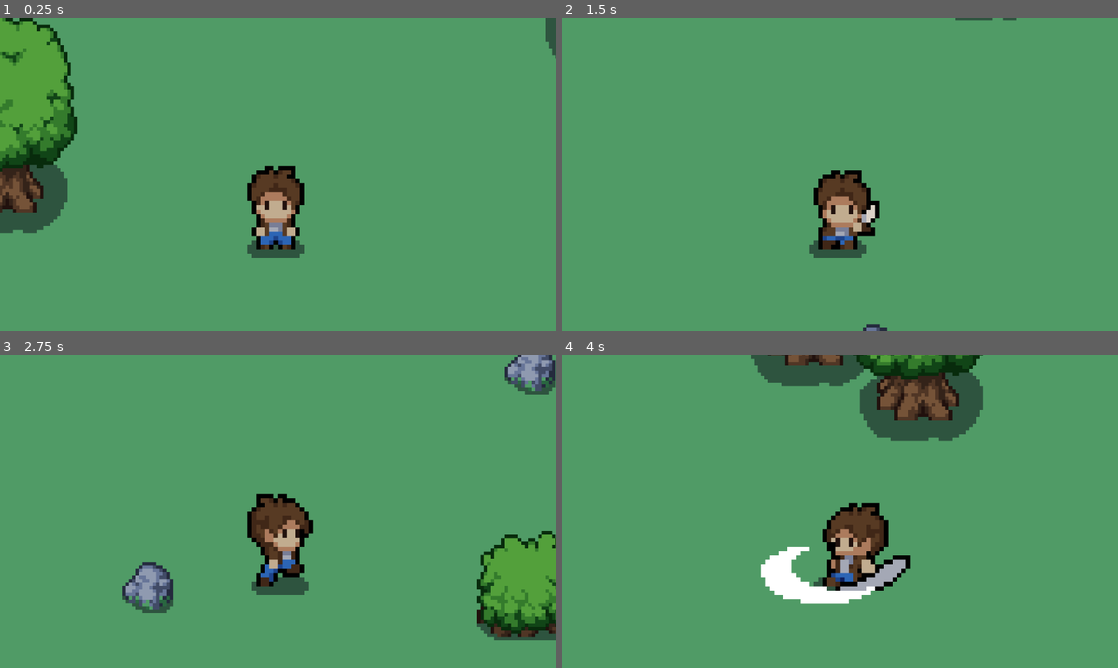
Above: before the commit, frames 1-4 (two rows, left to right).
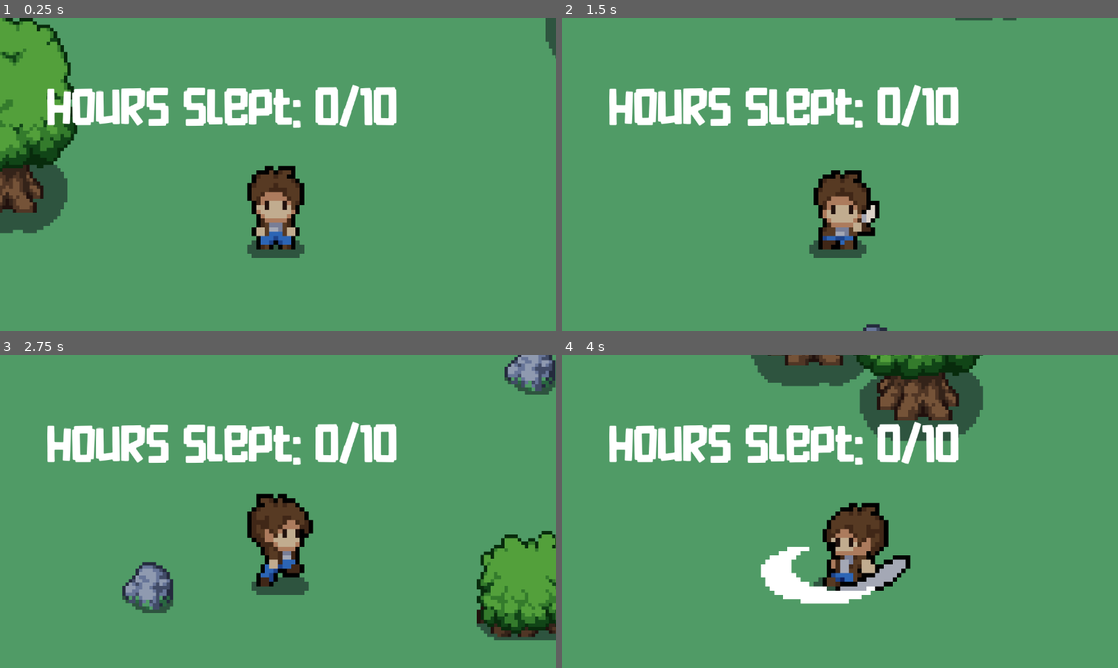
Above: after the commit, the same moments.

Repository: lucas-tremaroli/nordic-gamejam
Game: Godot game, scene res://scenes/world.tscn
The game is run twice, just before and just after one commit, with the same random seed, the same clock (stepped at 60 frames per second) and the same inputs. This scene is started directly instead of the project's main scene.
Inputs:
- Up to frame 1 (0.25 s): no input
- Up to frame 2 (1.5 s): tap Enter at 0.5 s; hold Right (ui_right) 0.53-1.28 s; tap E (Attack) at 0.6, 1.35 s; hold Down (ui_down) from 1.28 s (still down)
- Up to frame 3 (2.75 s): release Down (ui_down) at 2.03 s; hold Right (ui_right) from 2.03 s (still down); tap E (Attack) at 2.1 s
- Up to frame 4 (4 s): release Right (ui_right) at 2.78 s; hold Up (ui_up) 2.78-3.53 s; tap E (Attack) at 2.85, 3.6 s; hold Left (ui_left) from 3.53 s (still down)

The runs differ from the first frame. In frame 1, 4.6% of the frame differs, in the area x 8-72%, y 21-36%; in frame 2, 4.6%; in frame 3, 4.6%; in frame 4, 4.6%.

Commit message:
Add hours slept label and timer

Diff:
--- a/scenes/world.tscn
+++ b/scenes/world.tscn
@@ -7,6 +7,7 @@
 [ext_resource type="Texture2D" uid="uid://byb5adxwsy6hu" path="res://art/tilesets/plains.png" id="4_u8fkr"]
 [ext_resource type="Texture2D" uid="uid://b6wwvyu31u0jb" path="res://art/objects/objects.png" id="5_qxsch"]
 [ext_resource type="AudioStream" uid="uid://4dicvo1opt26" path="res://audio/pixelated_night.mp3" id="7_i7141"]
+[ext_resource type="FontFile" uid="uid://dggs4tknroyo3" path="res://assets/PIXEL CRAFT.ttf" id="8_4mrxx"]
 
 [sub_resource type="TileSetAtlasSource" id="TileSetAtlasSource_y0jo2"]
 texture = ExtResource("3_hpcfq")
@@ -192,3 +193,16 @@
 theme_override_styles/fill = SubResource("StyleBoxFlat_w7kh3")
 value = 100.0
 show_percentage = false
+
+[node name="HoursSlept" type="Label" parent="CanvasLayer"]
+offset_left = 97.0
+offset_top = 104.0
+offset_right = 815.0
+offset_bottom = 269.0
+theme_override_fonts/font = ExtResource("8_4mrxx")
+theme_override_font_sizes/font_size = 80
+text = "Hours slept: 0/10"
+
+[node name="ScoreTimer" type="Timer" parent="."]
+
+[connection signal="timeout" from="ScoreTimer" to="." method="_on_score_timer_timeout"]
--- a/scripts/day_scene.gd
+++ b/scripts/day_scene.gd
@@ -9,7 +9,7 @@
 
 func _enter_tree() -> void:
 	print("DayScene._enter_tree")
-	Thread.new().start(query_model_sleep_score.bind(10))
+	Thread.new().start(query_model_sleep_score.bind(Global.score))
 
 func _process(delta: float) -> void:
 	if Input.is_action_just_pressed("ui_text_submit"):
@@ -36,6 +36,7 @@
 func query_model_sleep_score(score):
 	print("DayScene.query_model_sleep_score")
 	var response = []
+	print("Score sent to the llm", score)
 	OS.execute("python_scripts/venv/bin/python", ["python_scripts/model_query.py", '1', score], response)
 	var body = response[0]
 
--- a/scripts/global.gd
+++ b/scripts/global.gd
@@ -1,10 +1,11 @@
 extends Node
 
+var seconds_survived = 0
 var score = 0
 
 var player_current_attack = false
 
 var player_movement_speed_stat_multiplier = 5
-var player_hitpoints_stat_multiplier = 1
-var player_endurance_stat_multiplier = 1
-var player_attack_strength_stat_multiplier = 1
+var player_hitpoints_stat_multiplier = 3
+var player_endurance_stat_multiplier = 2
+var player_attack_strength_stat_multiplier = 2
--- a/scripts/world.gd
+++ b/scripts/world.gd
@@ -2,6 +2,7 @@
 
 @onready var player = $Player
 @onready var health_bar
+@onready var hours_slept_label
 
 @export var enemy_scene : PackedScene
 var enemy_timer = 0
@@ -13,12 +14,17 @@
 	player.connect("player_died", Callable(self, "_on_player_died"))
 	player.connect("player_health_changed", Callable(self, "_on_player_health_update"))
 	health_bar = get_node("CanvasLayer/HealthBar")
+	hours_slept_label = get_node("CanvasLayer/HoursSlept")
+
+	Global.seconds_survived = 0
+	Global.score = 0
+	$ScoreTimer.start()
 
 
 func _on_player_died():
 	print("Player has died")
 
-	Global.score = 3.5
+	$ScoreTimer.stop()
 	var score_screen = preload("res://scenes/SleepScoreScreen.tscn").instantiate()
 
 	add_child(score_screen)
@@ -56,3 +62,9 @@
 func _on_player_health_update():
 	print("HEALTHBAR VALUE: ", player.hitpoints)
 	health_bar.value = player.hitpoints * 100 / player.max_hitpoints
+
+
+func _on_score_timer_timeout() -> void:
+	Global.seconds_survived += 1
+	Global.score = floor(Global.seconds_survived / 20)
+	hours_slept_label.text = "Hours slept: " + str(Global.score) + "/10"
Not shown: 1 places in scenes/world.tscn that only renumber resources
